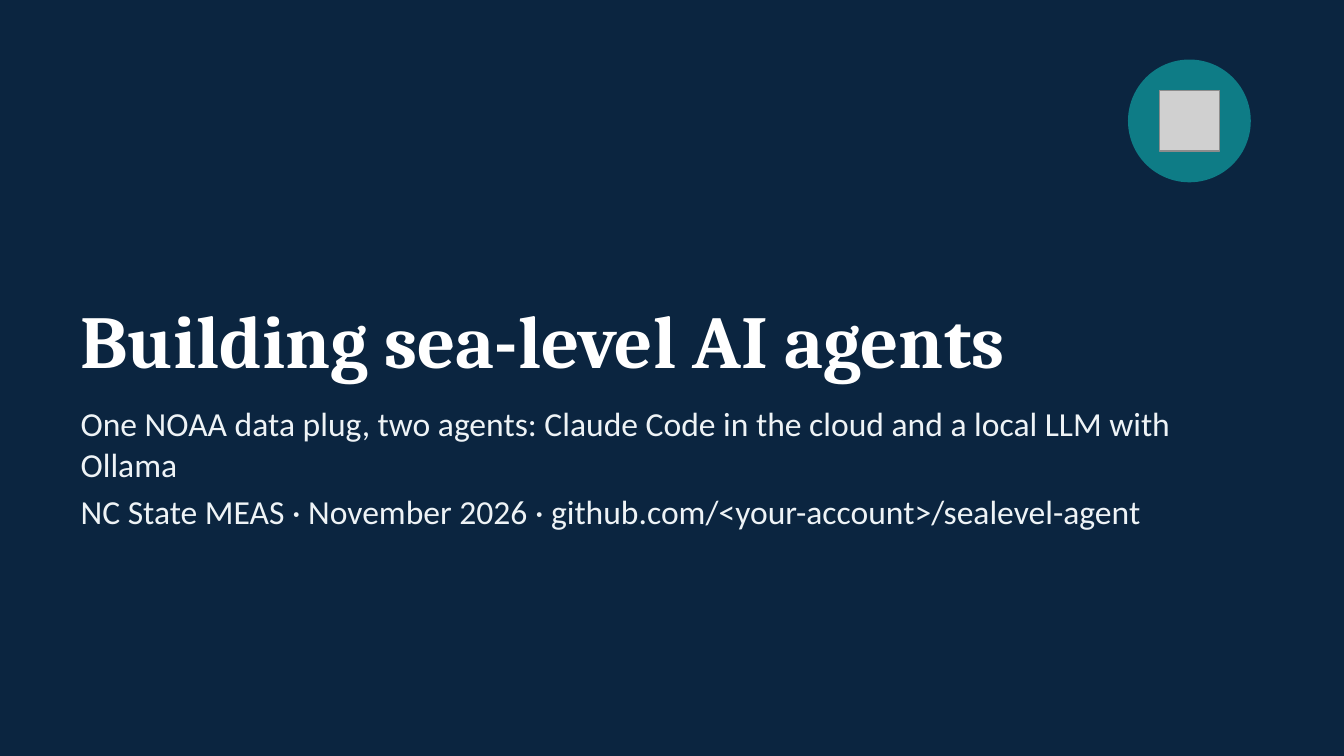
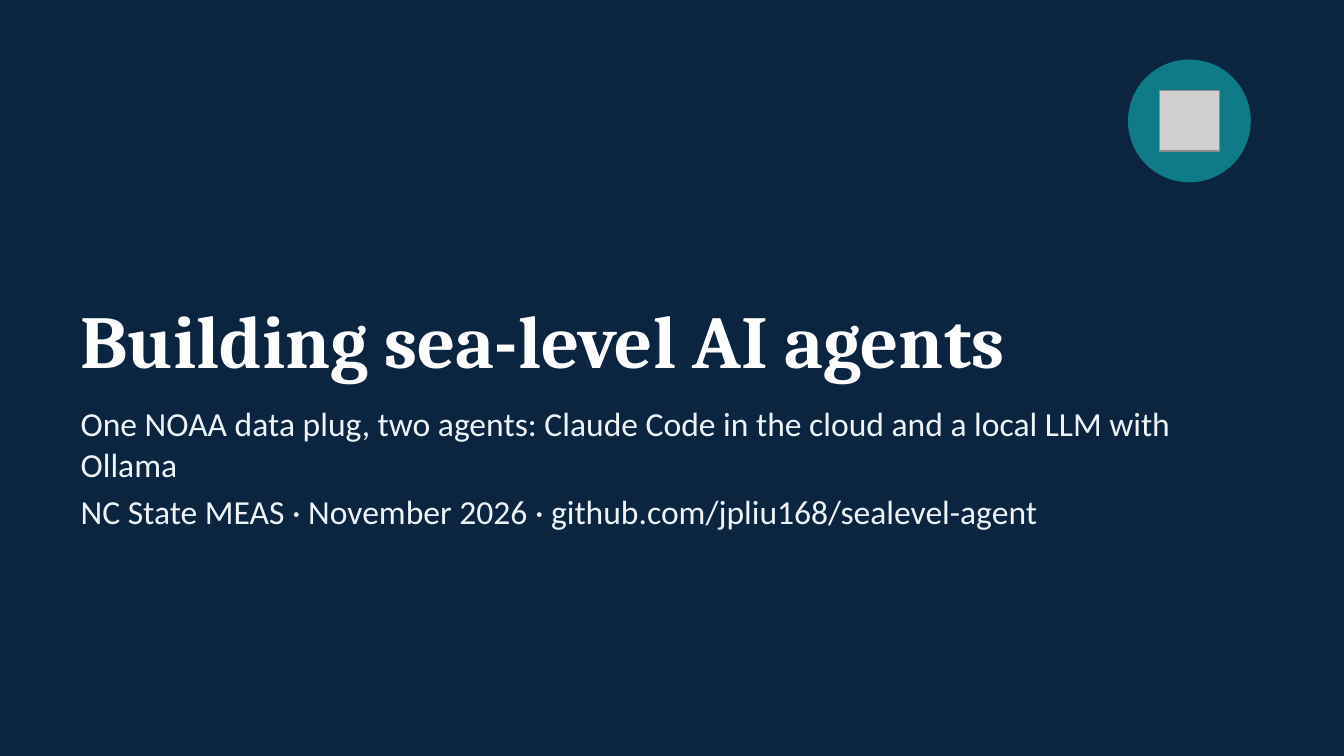
Before and after one commit to jpliu168/sealevel-agent, a slide deck: slide 1 of docs/sealevel_agents_combined.pptx. Drawn at 1344x756 pixels with LibreOffice and Linux fonts; fonts in the diff are those of the drawing; grey boxes stand for pictures. Boxes give left, top, right and bottom in pixels: in the first picture for what was removed or moved away, otherwise in the second. Text is boxed around its words. In the diff, an @@ line names an element or a change of style, - is before the commit and + after.

```diff
--- a/docs/sealevel_agents_combined.pptx
+++ b/docs/sealevel_agents_combined.pptx
@@ text at [81, 500, 1037, 530]: text changed @@
-NC State MEAS · November 2026 · github.com/<your-account>/sealevel-agent
+NC State MEAS · November 2026 · github.com/jpliu168/sealevel-agent
```
Also in this commit, not shown: 1 other slide changed, 1 other file.
